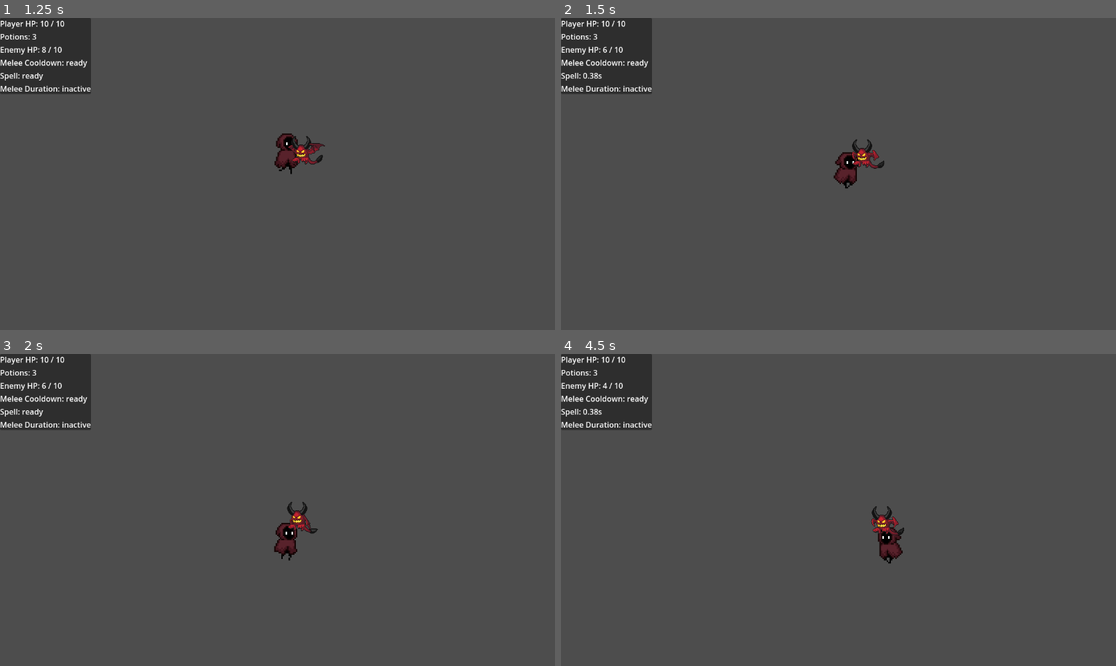
Above: before the commit, frames 1-4 (two rows, left to right).
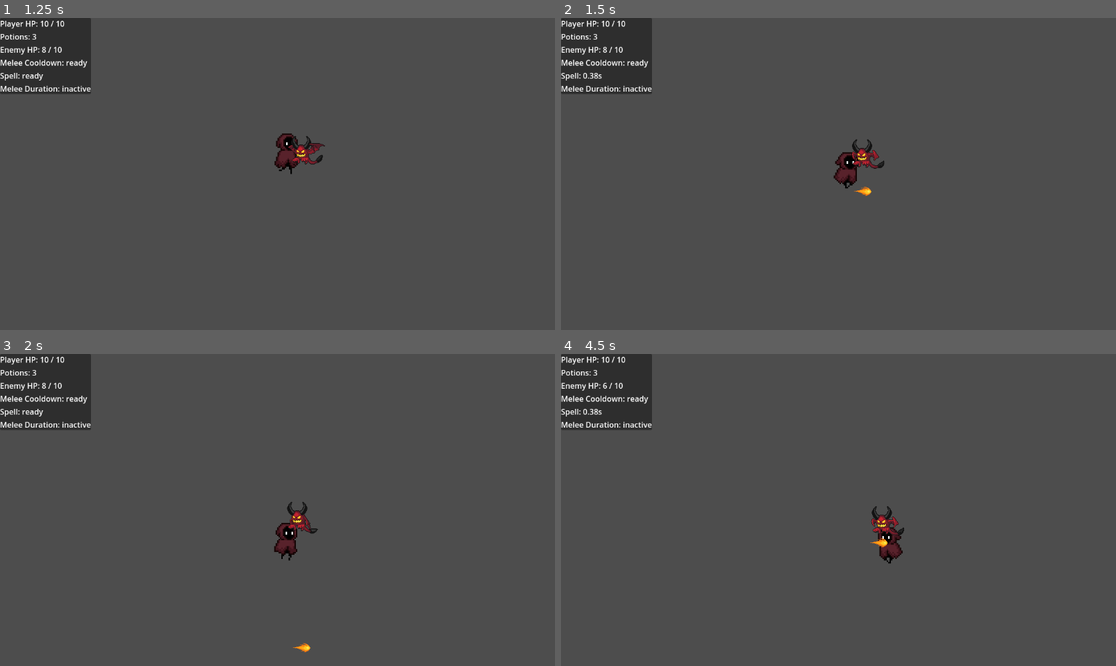
Above: after the commit, the same moments.

Repository: Benji4021/Descent
Game: Godot game, scene res://Scenes/test-scene.tscn
Same seed, same stepped clock (60 frames per second), same inputs: the game is played once before the commit and once after it.
Inputs (mouse positions are in pixels of both pictures, inside the frame that each line leads up to):
- Up to frame 1 (1.25 s): move the mouse to (399, 158) at 0.52 s; hold D (right) from 0.53 s (still down); tap J (attack_melee) at 0.6 s
- Up to frame 2 (1.5 s): move the mouse to (727, 189) at 1.27 s; release D (right) at 1.28 s; hold S (down) from 1.28 s (still down); right-click (727, 189) at 1.35 s
- Up to frame 3 (2 s): keep holding S (down)
- Up to frame 4 (4.5 s): move the mouse to (894, 441) at 2.02 s; release S (down) at 2.03 s; hold D (right) 2.03-2.78 s; hold Shift (shift) 2.03-2.78 s; move the mouse to (810, 572) at 2.77 s; hold W (up) 2.78-3.53 s; tap H (use_heal) at 2.85 s; move the mouse to (1005, 556) at 3.52 s; hold A (left) from 3.53 s (still down); tap J (attack_melee) at 3.6 s; move the mouse to (672, 463) at 4.27 s; right-click (672, 463) at 4.35 s

Frame 1 is identical in both runs. In frame 2, less than 0.1% of the frame differs, in the area x 7-56%, y 9-58%; in frame 3, less than 0.1%; in frame 4, less than 0.1%, in the area x 7-59%, y 9-62%.

Commit message:
Spell adjust
flip, speed and collision mask

Diff:
--- a/descent/Scenes/SpellProjectile.tscn
+++ b/descent/Scenes/SpellProjectile.tscn
@@ -6,6 +6,8 @@
 [sub_resource type="CircleShape2D" id="CircleShape2D_2liid"]
 
 [node name="SpellProjectile" type="Area2D"]
+collision_layer = 0
+collision_mask = 2
 script = ExtResource("1_mlyel")
 
 [node name="CollisionShape2D" type="CollisionShape2D" parent="."]
--- a/descent/Scripts/spell_projectile.gd
+++ b/descent/Scripts/spell_projectile.gd
@@ -1,13 +1,20 @@
 extends Area2D
 
-@export var speed: float = 260.0
+@export var speed: float = 500.0
 @export var damage: int = 2
-@export var life_time: float = 1.5
+@export var life_time: float = 1
+
+@onready var sprite : Sprite2D = $Sprite2D
 
 var dir: Vector2 = Vector2.RIGHT
 
+
 func _ready():
 	area_entered.connect(_on_area_entered)
+	print(dir)
+	if dir.x > 0:
+		print("flip")
+		sprite.flip_h = true
 
 func _process(delta: float) -> void:
 	global_position += dir * speed * delta
